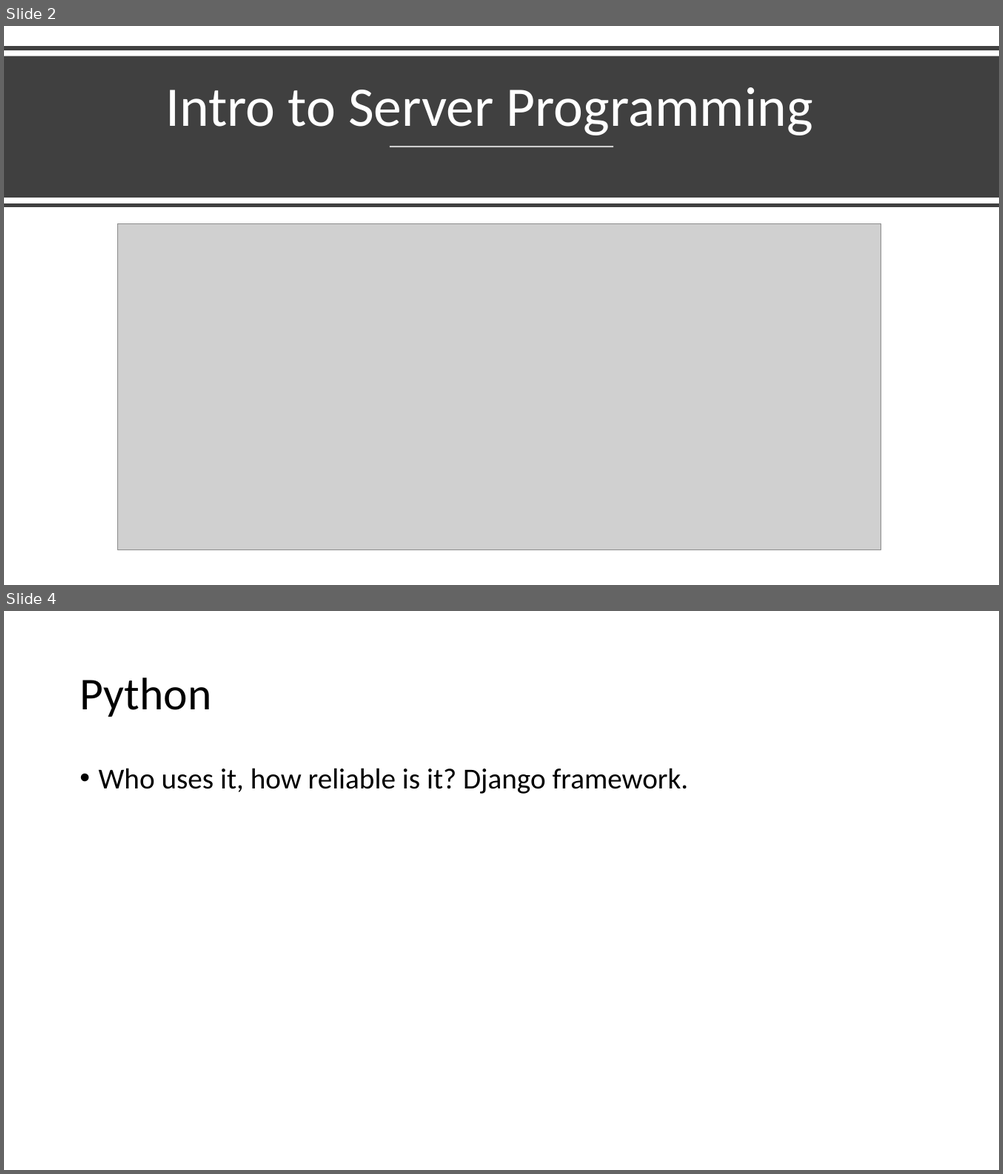
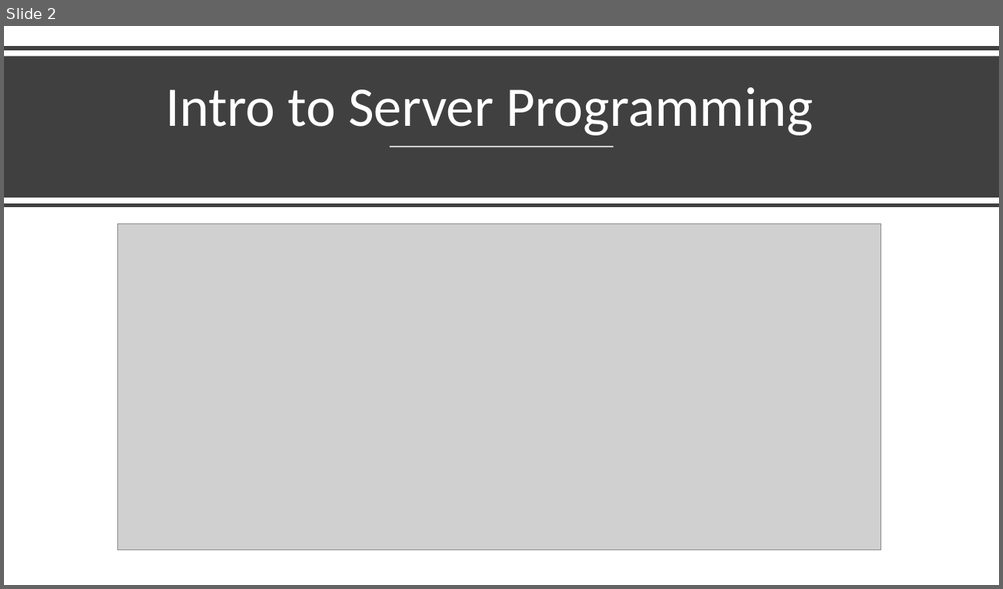
Before and after one commit to Tyler242/tyler242.github.io, a slide deck: server-side-languages.pptx. Shown one above the other, each under a label of ours: slides 2 and 4 before the commit, slide 2 after it; the slides between them are not shown. The pictures are 1003x1174 and 1003x589 pixels, drawn with LibreOffice and Linux fonts; fonts in the diff are those of the drawing; grey boxes stand for pictures. Boxes give left, top, right and bottom in pixels: in the first picture for what was removed or moved away, otherwise in the second. Text is boxed around its words. In the diff, an @@ line names an element or a change of style, - is before the commit and + after.

```diff
--- a/server-side-languages.pptx
+++ b/server-side-languages.pptx
@@ slide 4 removed at bbox=[4, 611, 999, 1170], background #FFFFFF @@
@@ title removed at bbox=[79, 678, 211, 717] @@
-Python
@@ text removed at bbox=[99, 768, 688, 794] @@
-• Who uses it, how reliable is it? Django framework.
```
Also in this commit, not shown: 1 slide changed, 6 slides added, 4 other slides removed.
